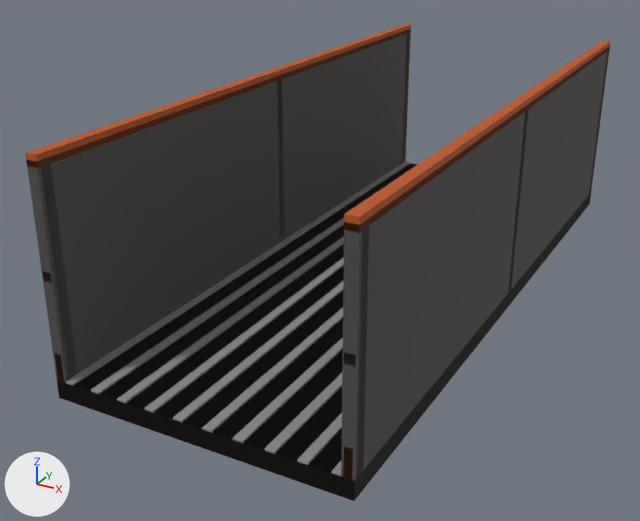
What one commit did to the glTF model games/unreal2_mods/U2Avalon/Models/glb/B_k_catwalk.glb.
Before and after are seen from a 50 mm lens placed at (2.08, -4.61, 2.24), pointed at (-0.27, -0.35, 0.11). The axes (+X, +Y, +Z) are drawn at lower left. The lights are the same throughout. The older version comes first. Where no turn or scale is listed for an object, it has been applied to the vertices.
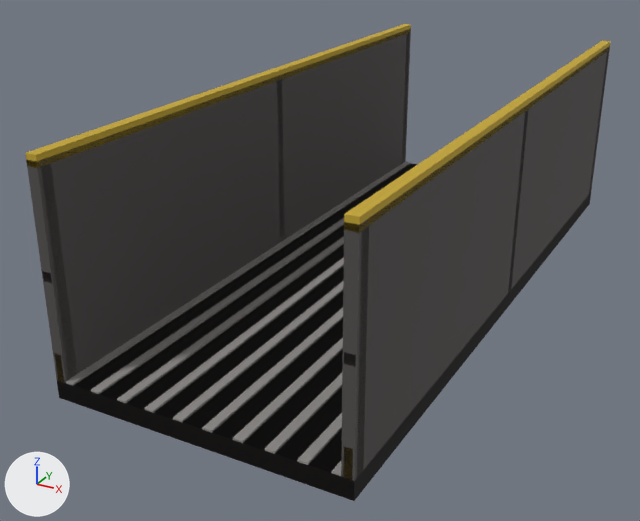
Location of each change, [x1, y1, x2, y2] in pixels of the pictures (640 x 521 px):
'Cube.020', recoloured
    both: [344, 40, 611, 233]
'Cube.014', recoloured
    both: [25, 24, 411, 168]

The change, as a diff of the scene's bpy script:
```diff
--- a/games/unreal2_mods/U2Avalon/Models/glb/B_k_catwalk.glb.py
+++ b/games/unreal2_mods/U2Avalon/Models/glb/B_k_catwalk.glb.py
@@ mat_hazard @@
+mat_hazard = principled_material('hazard')
+mat_hazard.base_color = (0.55, 0.38, 0.03)  # yellow #c4a630
+mat_hazard.roughness = 0.85
@@ me_cube_015 @@
 me_cube_015.from_pydata(...)  # 8 vertices, 12 faces; spans x -0.03..0.03, y -2.0..2.0, z -0.03..0.03
-me_cube_015.materials.append(mat_orange)  # orange #b85721
+me_cube_015.materials.append(mat_hazard)  # yellow #c4a630
@@ me_cube_022 @@
 me_cube_022.from_pydata(...)  # 8 vertices, 12 faces; spans x -0.03..0.03, y -2.0..2.0, z -0.03..0.03
-me_cube_022.materials.append(mat_orange)  # orange #b85721
+me_cube_022.materials.append(mat_hazard)  # yellow #c4a630
```
